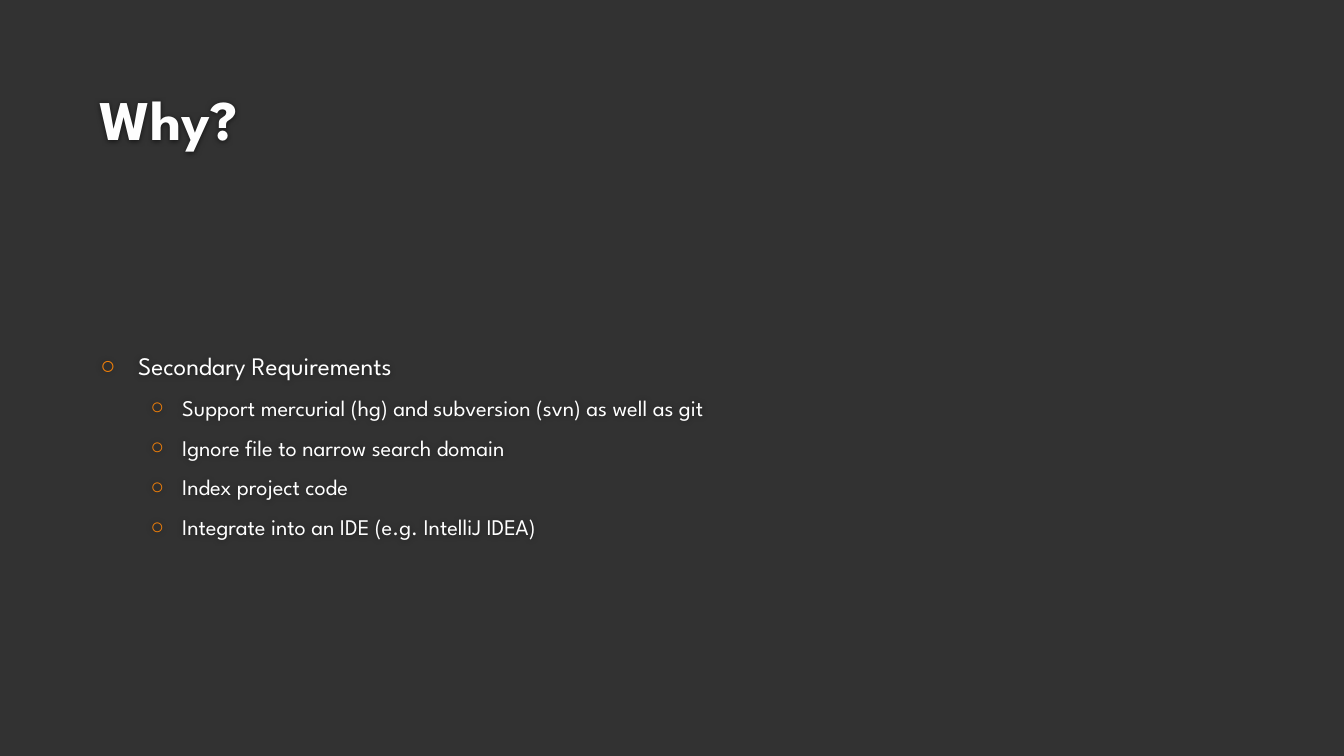
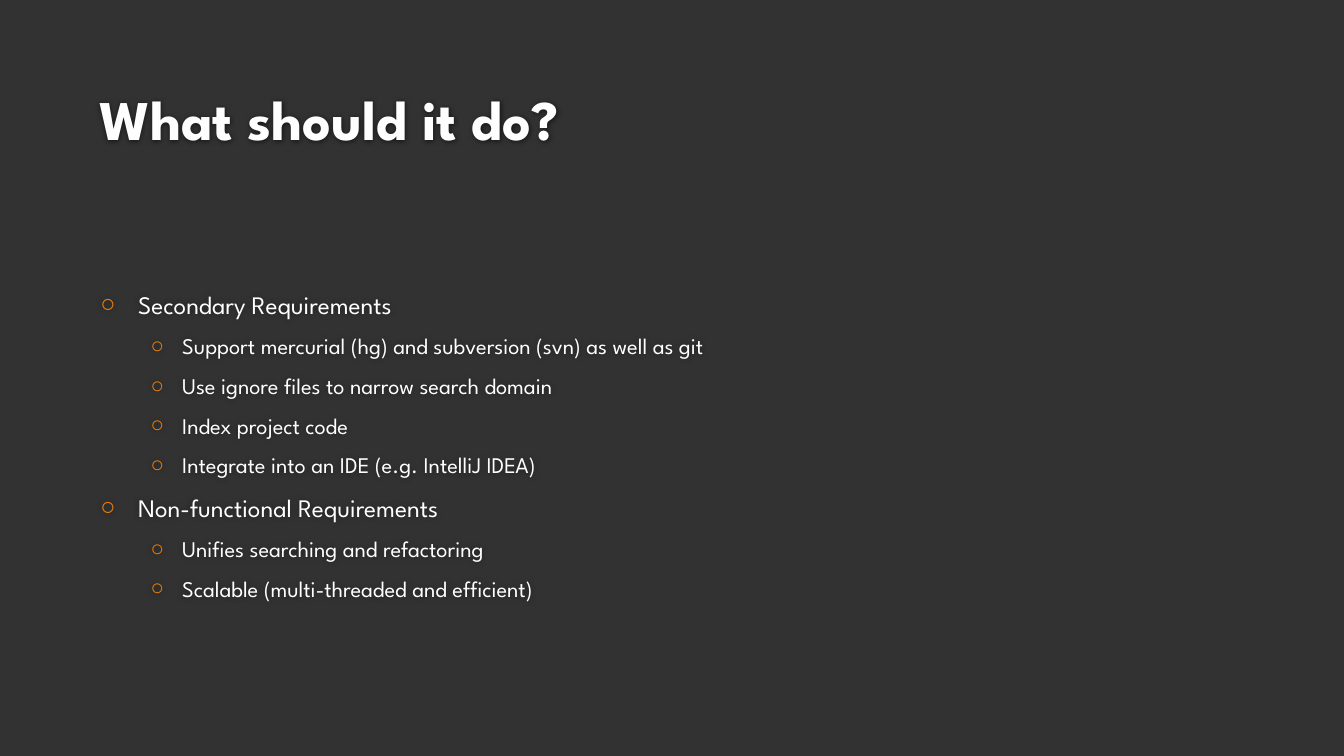
Before and after one commit to dozmus/csar, a slide deck: slide 5 of design-docs/Viva.pptx. Drawn at 1344x756 pixels with LibreOffice and Linux fonts; fonts in the diff are those of the drawing; background and template pictures are left out. Boxes give left, top, right and bottom in pixels: in the first picture for what was removed or moved away, otherwise in the second. Text is boxed around its words. In the diff, an @@ line names an element or a change of style, - is before the commit and + after.

```diff
--- a/design-docs/Viva.pptx
+++ b/design-docs/Viva.pptx
@@ title at bbox=[99, 101, 559, 141]: text changed @@
-Why?
+What should it do?
@@ text at bbox=[182, 378, 553, 399]: text changed @@
-  ○ Ignore file to narrow search domain
+  ○ Use ignore files to narrow search domain
@@ text at bbox=[138, 499, 532, 602]: paragraphs added @@
+○ Non-functional Requirements
+  ○ Unifies searching and refactoring
+  ○ Scalable (multi-threaded and efficient)
```
Also in this commit, not shown: 9 other slides changed.
